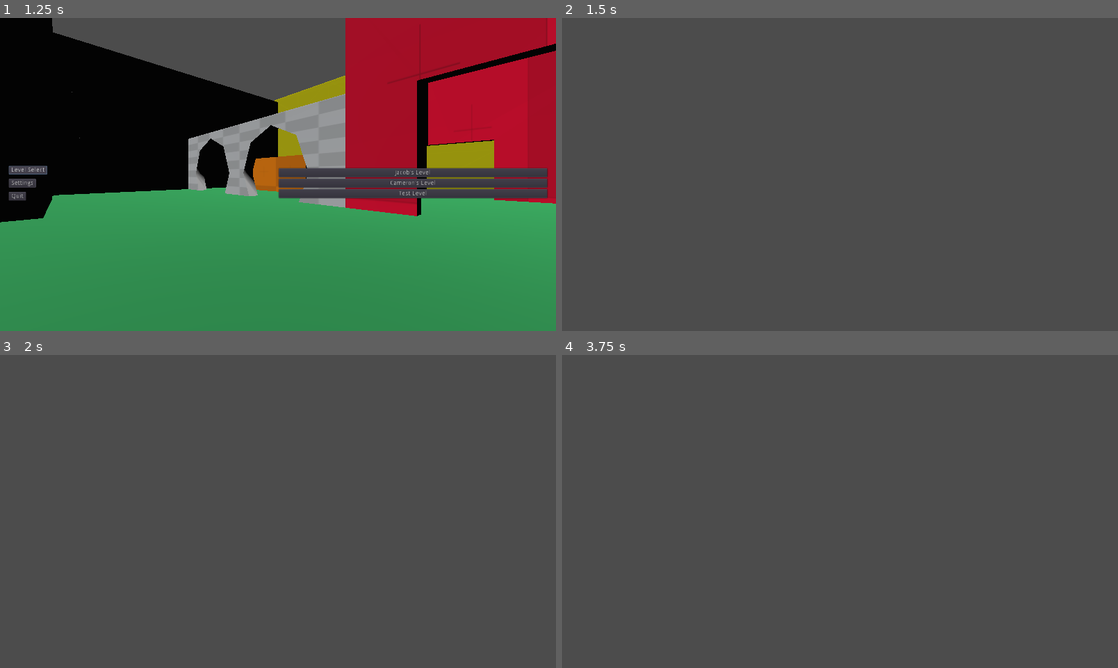
Above: before the commit, frames 1-4 (two rows, left to right).
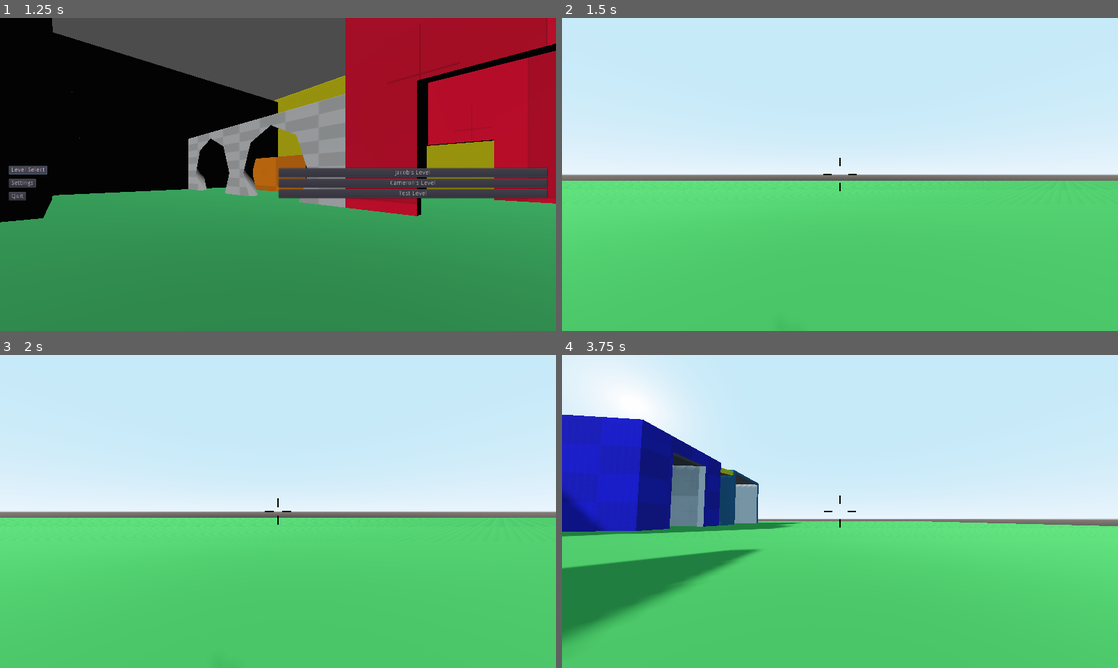
Above: after the commit, the same moments.

Repository: camgrodgers/senior-fps
Game: Godot game, scene res://Main.tscn
Two runs of this game, one before a commit and one after it. Both use one fixed random seed, a clock stepped at 60 frames per second and the inputs below.
Inputs (mouse positions are in pixels of both pictures, inside the frame that each line leads up to):
- Up to frame 1 (1.25 s): click "Level Select" at 0.5 s
- Up to frame 2 (1.5 s): click "Jacob's Level" at 1.25 s
- Up to frame 3 (2 s): no input
- Up to frame 4 (3.75 s): tap Enter at 2 s; move the mouse to (867, 511) at 2.02 s; hold Up (move_forward) from 2.03 s (still down); tap C (crouch) at 2.1 s; tap Space (jump) at 2.27, 3.02 s; move the mouse to (812, 511) at 2.77 s; tap X (flymode) at 2.85 s; move the mouse to (851, 505) at 3.52 s; tap E (interact) at 3.6 s

Frame 1 is identical in both runs. In frame 2, 100% of the frame differs, in the area x 0-100%, y 0-100%; in frame 3, 100%; in frame 4, 100%.
Error before the commit: Parse Error: The identifier "damage" isn't declared in the current scope. (res://Enemies/Enemy.gd:299)

Commit message:
Cleaned up some merge issues

Diff:
--- a/Enemies/Enemy.gd
+++ b/Enemies/Enemy.gd
@@ -292,7 +292,7 @@
 var HP: float = 2.0
 
 
-func take_damage() -> void:
+func take_damage(damage: float) -> void:
 	world_state["has_target"] = true
 
 	alert_comrades()
--- a/Enemies/GOAP_Planner.gd
+++ b/Enemies/GOAP_Planner.gd
@@ -182,7 +182,7 @@
 					if newCost < visited[successor.hash()].given_cost:
 						visited[successor.hash()].given_cost = newCost
 						visited[successor.hash()].final_cost = visited[successor].heuristic_cost + newCost
-						visited[successor.hash()].parent = current_node.vertex
+						visited[successor.hash()].parent = current_node
 						visited[successor.hash()].action = action
 						##will resort queue if present in queue, insert if not
 						$PriorityQueue.insert_or_resort(visited[successor.hash()])
--- a/Levels/TestLevel/TestLevel.gd
+++ b/Levels/TestLevel/TestLevel.gd
@@ -32,7 +32,6 @@
 
 		enemy_instance.nav = self
 		enemy_instance.replan_actions()
-		enemy_instance.target = player
 		enemy_instance.player = player
 		enemy_instance.translation = get_closest_point(Vector3(spawn.translation.x, 0, spawn.translation.z))
 		enemy_instance.patrolNodes = $PatrolRoutes.get_child(0).get_children()
